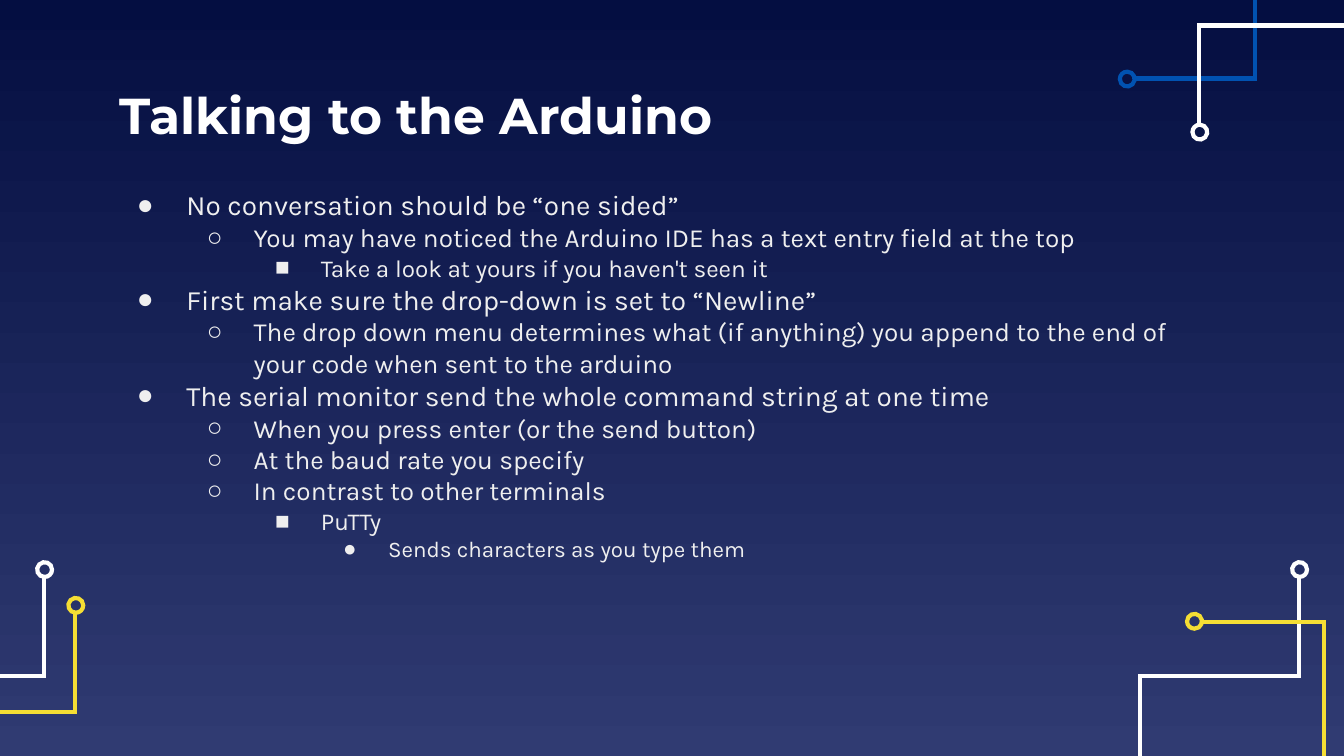
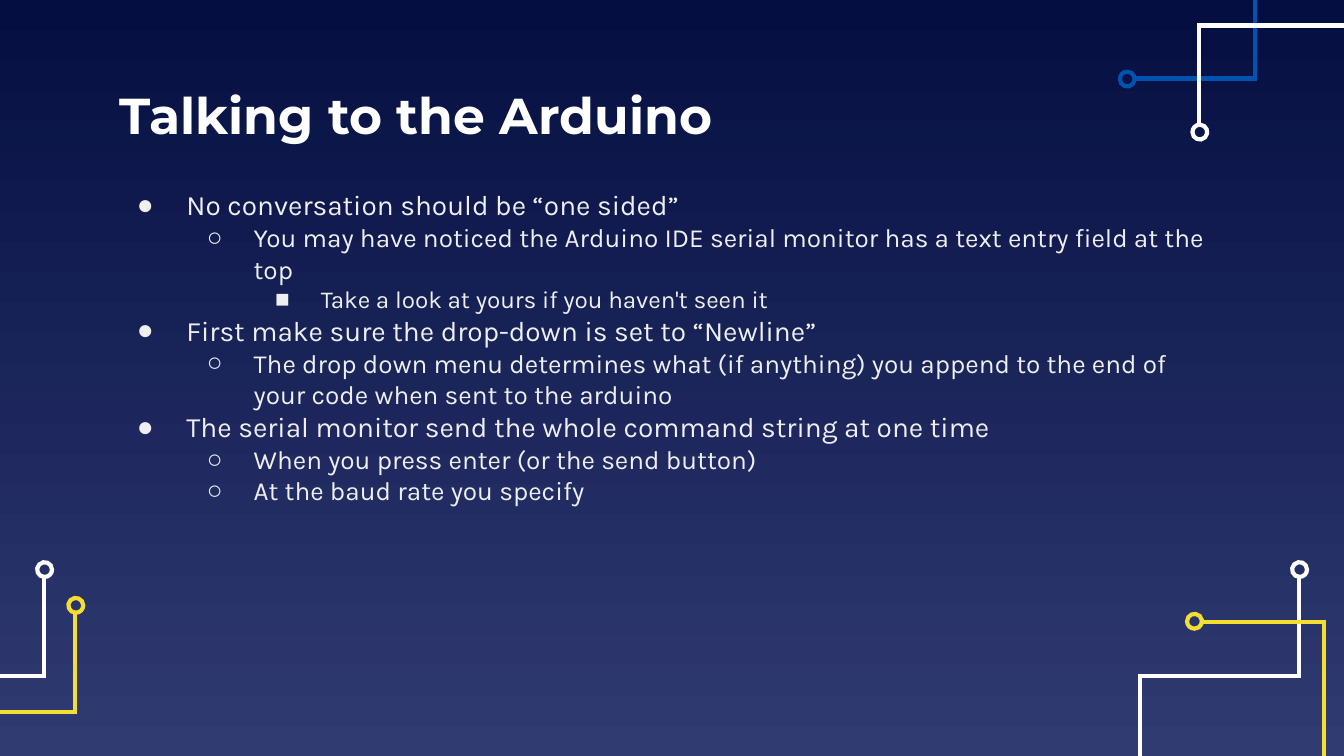
Before and after one commit to EELabMan/Arduino-4-Serial-Communications, a slide deck: slide 11 of Arduino Workshop 4 Serial Communication.pptx (slide 12 before the commit). Drawn at 1344x756 pixels with LibreOffice and Linux fonts; fonts in the diff are those of the drawing. Boxes give left, top, right and bottom in pixels: in the first picture for what was removed or moved away, otherwise in the second. Text is boxed around its words. In the diff, an @@ line names an element or a change of style, - is before the commit and + after.

```diff
--- a/Arduino Workshop 4 Serial Communication.pptx
+++ b/Arduino Workshop 4 Serial Communication.pptx
@@ text at box(254, 229, 1203, 285): text changed @@
-  ○ You may have noticed the Arduino IDE has a text entry field at the top
+  ○ You may have noticed the Arduino IDE serial monitor has a text entry field at the top
@@ text at box(254, 482, 745, 563): paragraphs removed @@
-  ○ In contrast to other terminals
-    ■ PuTTy
-      ● Sends characters as you type them
```
Also in this commit, not shown: 22 other slides changed, 1 slide added, 7 slides removed.
